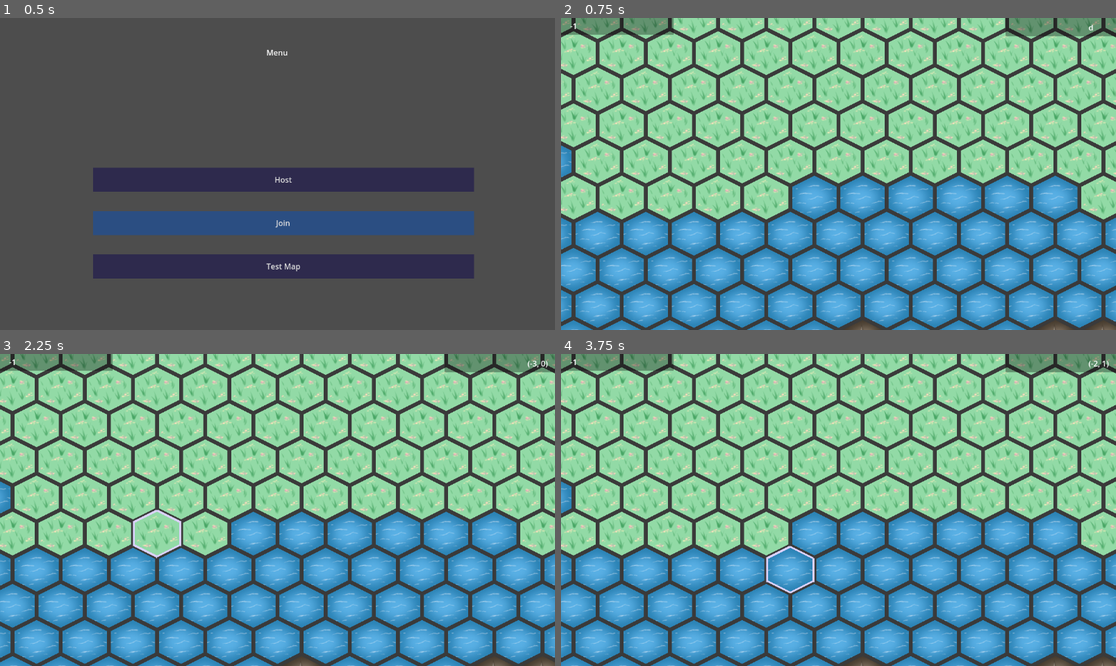
Above: before the commit, frames 1-4 (two rows, left to right).
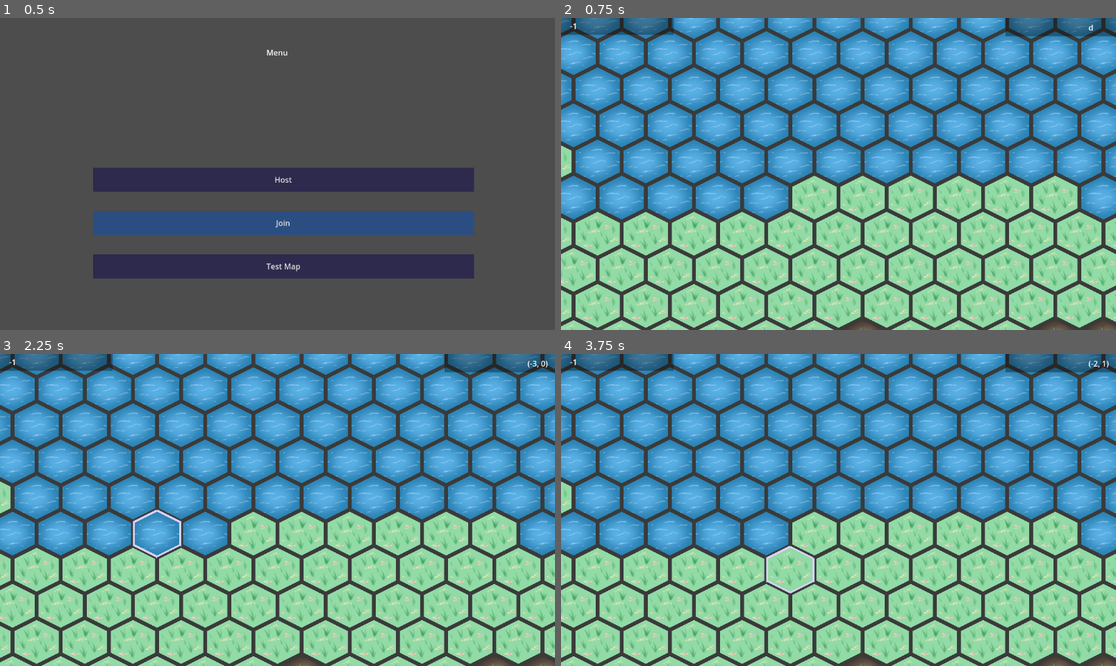
Above: after the commit, the same moments.

Repository: DragonCat4012/Shyv_Game
Game: Godot game, scene res://Scenes/menu.tscn
The game is run twice, just before and just after one commit, with the same random seed, the same clock (stepped at 60 frames per second) and the same inputs.
Inputs (mouse positions are in pixels of both pictures, inside the frame that each line leads up to):
- Up to frame 1 (0.5 s): no input
- Up to frame 2 (0.75 s): click "Test Map" at 0.5 s
- Up to frame 3 (2.25 s): tap Enter at 1.25 s; move the mouse to (399, 494) at 1.27 s; right-click (399, 494) at 1.35 s; tap Space at 2 s; move the mouse to (166, 525) at 2.02 s; click (166, 525) at 2.1 s
- Up to frame 4 (3.75 s): tap Enter at 2.75 s; move the mouse to (894, 441) at 2.77 s; right-click (894, 441) at 2.85 s; tap Space at 3.5 s; move the mouse to (810, 572) at 3.52 s; click (810, 572) at 3.6 s

Frame 1 is identical in both runs. In frame 2, 84% of the frame differs, in the area x 0-100%, y 0-100%; in frame 3, 84%; in frame 4, 84%.

Commit message:
set start positions for every player

Diff:
--- a/Scenes/Game/MapScene.gd
+++ b/Scenes/Game/MapScene.gd
@@ -7,8 +7,8 @@
 @onready var tile_map = $TileMap
 var source_id = 1
 var idk_atlas = Vector2i(0,2)
-var water_atlas = Vector2i(0,1)
-var land_atlas = Vector2i(0,0)
+var water_atlas = Vector2i(0,0)
+var land_atlas = Vector2i(0,1)
 var high_land_atlas = Vector2i(0,3)
 
 @export var noise_height_texture: NoiseTexture2D
@@ -65,7 +65,6 @@
 				tile_map.set_cell(0, Vector2(x,y), source_id, water_atlas)
 
 func _update_tile_buildings():
-	print("update tiles")
+	print(">>> update tiles")
 	for tile in GamManager.building_tiles:
-		print(tile)
 		tile_map.set_cell(0, tile.coords, source_id, idk_atlas)
--- a/Scenes/Game/map.tscn
+++ b/Scenes/Game/map.tscn
@@ -6,7 +6,7 @@
 
 [sub_resource type="Gradient" id="Gradient_6mp1p"]
 interpolation_mode = 1
-offsets = PackedFloat32Array(0, 0.403189, 0.77221)
+offsets = PackedFloat32Array(0, 0.342508, 0.899083)
 colors = PackedColorArray(0.418238, 0.601976, 1, 1, 0.614666, 0.848716, 0.417582, 1, 0.79855, 0.588704, 0.317982, 1)
 
 [sub_resource type="FastNoiseLite" id="FastNoiseLite_41tvk"]
